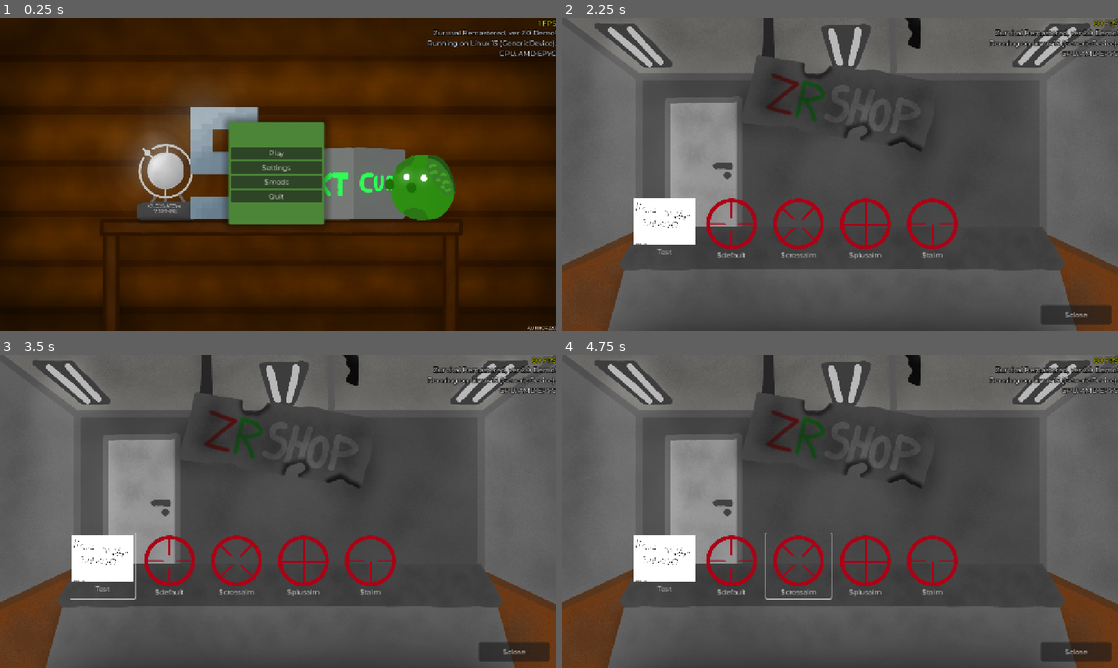
Above: before the commit, frames 1-4 (two rows, left to right).
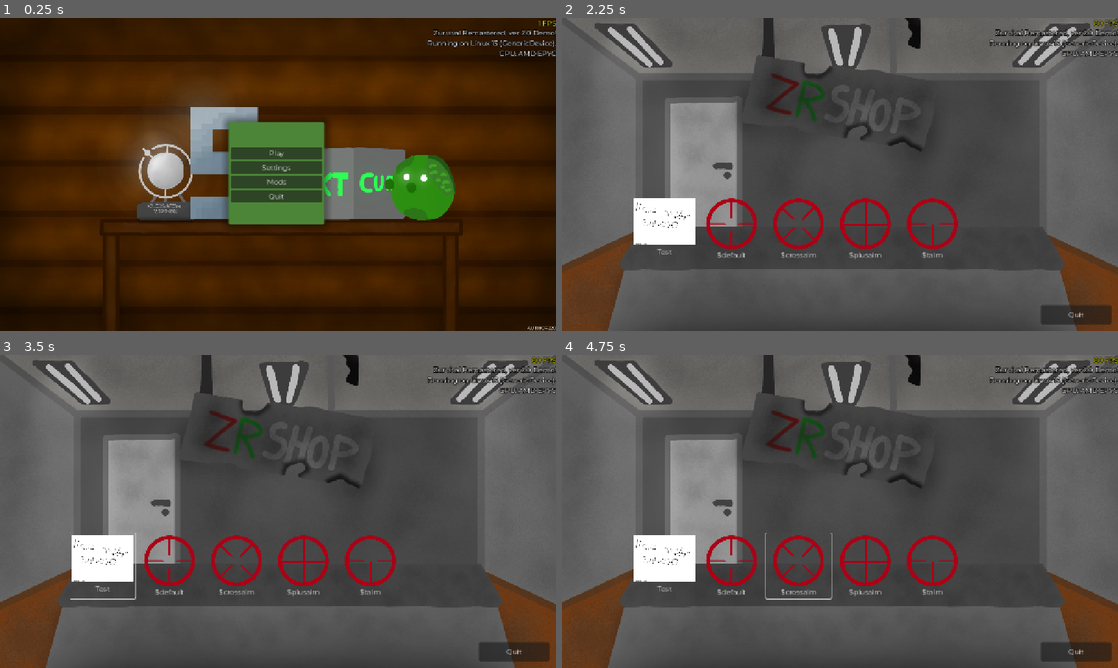
Above: after the commit, the same moments.

Repository: klodskateam/zurvival-remastered
Game: Godot game, scene res://menu.tscn
The game is run twice, just before and just after one commit, with the same random seed, the same clock (stepped at 60 frames per second) and the same inputs.
Inputs:
- Up to frame 1 (0.25 s): no input
- Up to frame 2 (2.25 s): click "Play" at 0.5 s; click "Магазин" at 1.25 s; click "Play" at 2 s
- Up to frame 3 (3.5 s): click "Test" at 2.75 s
- Up to frame 4 (4.75 s): click "$default" at 3.5 s; click "$crossaim" at 4.25 s

The runs differ from the first frame. In frame 1, less than 0.1% of the frame differs, in the area x 47-52%, y 51-54%; in frame 2, less than 0.1%; in frame 3, less than 0.1%; in frame 4, less than 0.1%.
Error in both runs: Invalid type in function 'set_locale' in base 'TranslationServer'. Cannot convert argument 1 from Nil to String. (res://global.gd:24)

Commit message:
переводы и мобила

Diff:
--- a/Translation/translations.csv
+++ b/Translation/translations.csv
@@ -25,3 +25,7 @@
 $standardmodename,Standard mode,Стандартный режим,,,,Tavallinen peli,
 $standardmodedesc,Classic gamemode that you know and love.,"Самый стандартный режим, что ещё говорить?",,,,Klassikko! Tavallinen peli.,
 $moderror,Mod error!,Ошибка мода!,,,,Mod:isä tapahtui virhe!,
+$modnameerror,Mod name missing,Название не установлено,,,,Nimi ei lisätty,
+$moddescerror,Mod description missing,Описание не установлено,,,,Seloste ei lisätty,
+$mods,Mods,Моды,,,,Modit,
+$close,Close,Закрыть,,,,Sulje,
--- a/project.godot
+++ b/project.godot
@@ -138,3 +138,4 @@
 [rendering]
 
 renderer/rendering_method="mobile"
+textures/vram_compression/import_etc2_astc=true
--- a/shop.tscn
+++ b/shop.tscn
@@ -48,6 +48,6 @@
 offset_right = 1264.0
 offset_bottom = 704.0
 theme = ExtResource("3_g44lh")
-text = "$close"
+text = "$quit"
 
 [connection signal="pressed" from="CanvasLayer/Control/Button" to="." method="_on_shopclose_pressed"]
